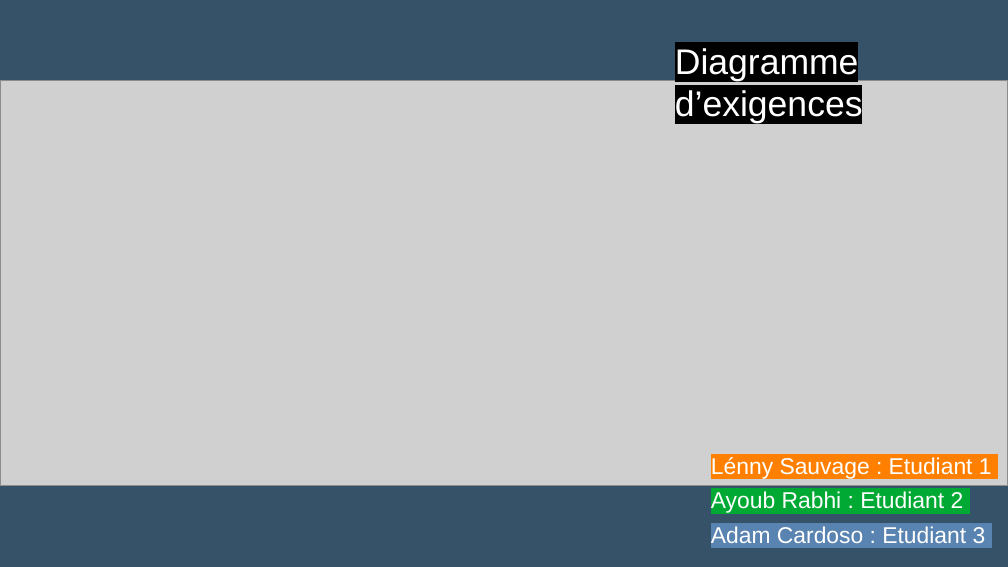
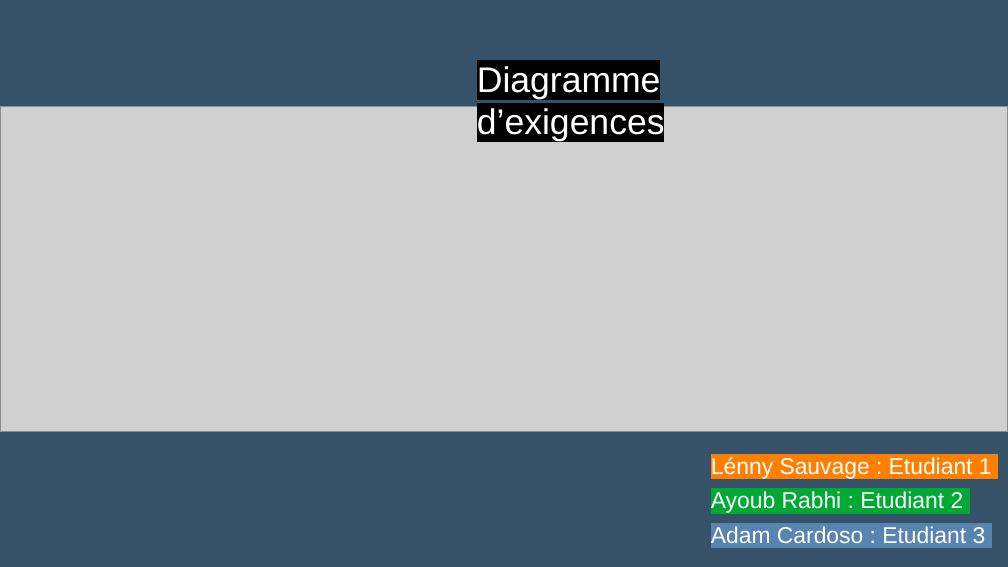
Before and after one commit to Sauvage89/sechoir-houblon, a slide deck: slide 7 of doc/diaporama/revu1/revue1.odp. Drawn at 1008x567 pixels with LibreOffice and Linux fonts; fonts in the diff are those of the drawing; grey boxes stand for pictures. Boxes give left, top, right and bottom in pixels: in the first picture for what was removed or moved away, otherwise in the second. Text is boxed around its words. In the diff, an @@ line names an element or a change of style, - is before the commit and + after.

```diff
--- a/doc/diaporama/revu1/revue1.odp
+++ b/doc/diaporama/revu1/revue1.odp
@@ text "Diagramme d’exigences": place and size @@
-text "Diagramme d’exigences" at [675, 46, 863, 124]
+text "Diagramme d’exigences" at [477, 64, 665, 142]
@@ picture: place and size @@
-picture at [0, 80, 1008, 487]
+picture at [0, 107, 1008, 432]
```
Also in this commit, not shown: 2 other slides changed, 1 slide removed, 1 other file.
